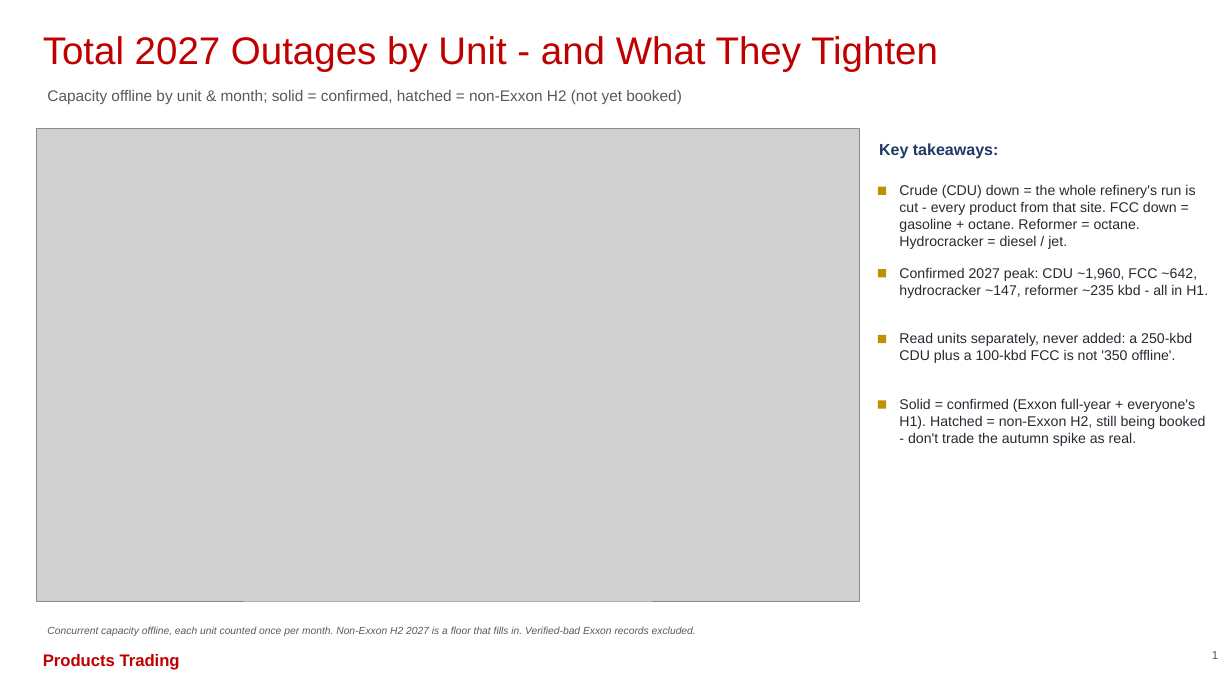
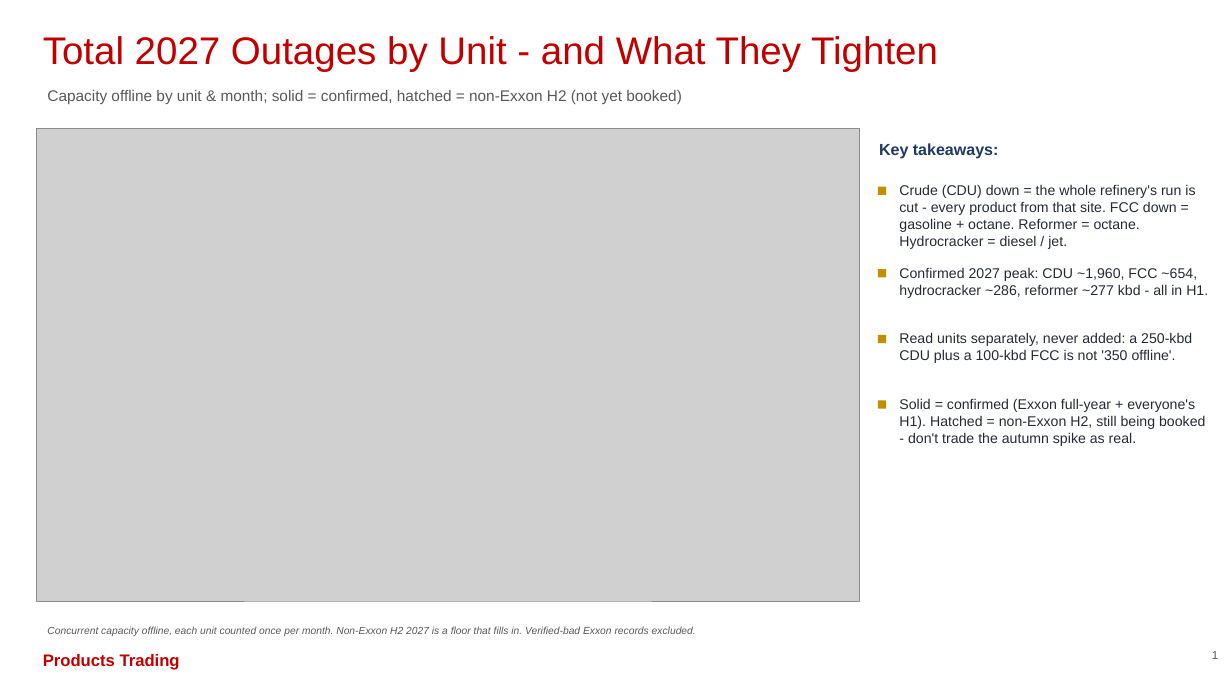
Before and after one commit to HoldenCole/Outages-script, a slide deck: slide 2 of output/outage_deck.pptx. Drawn at 1232x693 pixels with LibreOffice and Linux fonts; fonts in the diff are those of the drawing; grey boxes stand for pictures. Boxes give left, top, right and bottom in pixels: in the first picture for what was removed or moved away, otherwise in the second. Text is boxed around its words. In the diff, an @@ line names an element or a change of style, - is before the commit and + after.

```diff
--- a/output/outage_deck.pptx
+++ b/output/outage_deck.pptx
@@ text at [899, 268, 1208, 298]: text changed @@
-Confirmed 2027 peak: CDU ~1,960, FCC ~642, hydrocracker ~147, reformer ~235 kbd - all in H1.
+Confirmed 2027 peak: CDU ~1,960, FCC ~654, hydrocracker ~286, reformer ~277 kbd - all in H1.
```
Also in this commit, not shown: 2 other slides changed, 8 other files.
